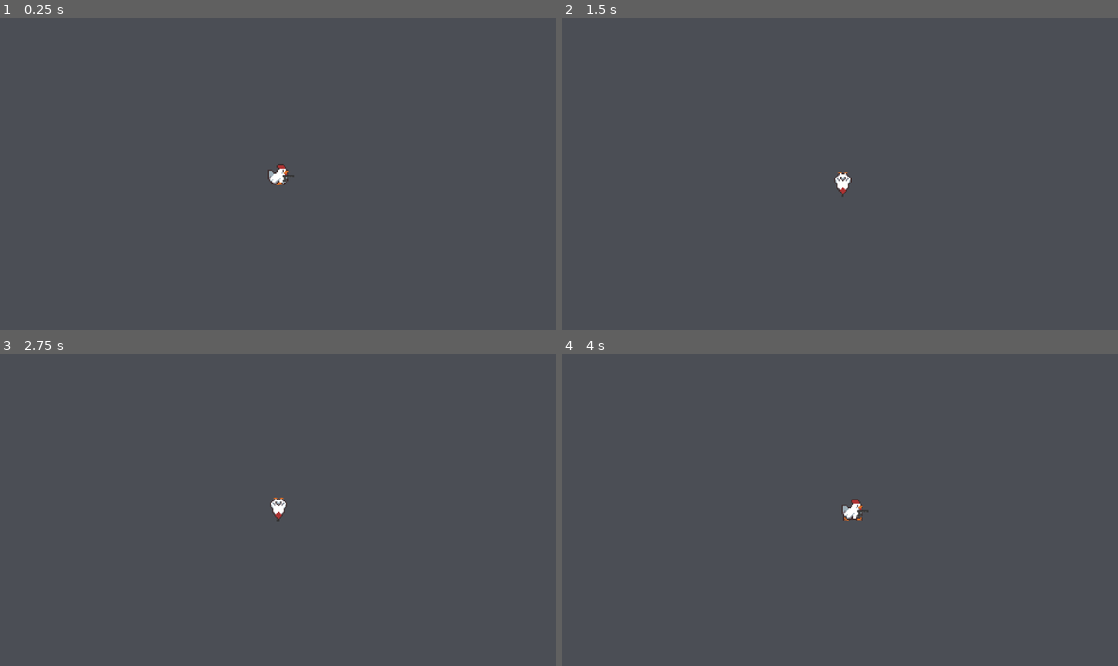
Above: before the commit, frames 1-4 (two rows, left to right).
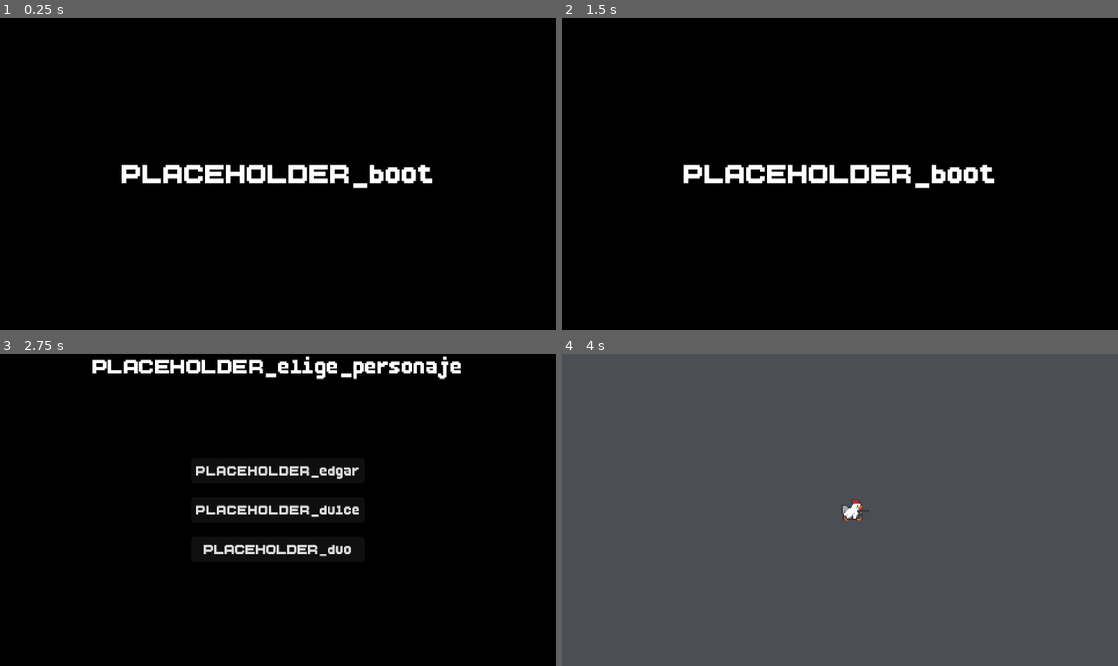
Above: after the commit, the same moments.

Repository: dulcv/The-Little-Shopping-Cart-Theft
Game: Godot game, scene res://scenes/system/boot_root.tscn
Same seed, same stepped clock (60 frames per second), same inputs: the game is played once before the commit and once after it. Before the commit the project starts from res://scenes/main/escena_principal.tscn.
Inputs (mouse positions are in pixels of both pictures, inside the frame that each line leads up to):
- Up to frame 1 (0.25 s): no input
- Up to frame 2 (1.5 s): tap Enter at 0.5 s; hold Right (ui_right) 0.53-1.28 s; hold Space (attack) 0.53-1.28 s; hold Down (ui_down) from 1.28 s (still down); tap H (horn) at 1.35 s
- Up to frame 3 (2.75 s): release Down (ui_down) at 2 s; click (278, 491) at 2 s, where only the run after the commit has a clickable "PLACEHOLDER_nueva_partida"
- Up to frame 4 (4 s): click (840, 469) at 2.75 s, where only the run after the commit has a clickable "PLACEHOLDER_edgar"; hold Right (ui_right) from 3.53 s (still down); tap E (interact) at 3.6 s

The runs differ from the first frame. In frame 1, 100% of the frame differs, in the area x 0-100%, y 0-100%; in frame 2, 100%; in frame 3, 100%; in frame 4, nothing differs.

Commit message:
feat(ui): flujo GTA placeholder boot/menu/select/loading/pause/busted/hud + boot_root como main_scene

Diff:
--- a/project.godot
+++ b/project.godot
@@ -11,7 +11,7 @@
 [application]
 
 config/name="The Little Shopping Cart Theft"
-run/main_scene="uid://drb82147etug4"
+run/main_scene="res://scenes/system/boot_root.tscn"
 config/features=PackedStringArray("4.7", "Forward Plus")
 config/icon="res://icon.svg"
 
--- /dev/null
+++ b/scenes/system/boot_root.gd
@@ -0,0 +1,8 @@
+extends Node
+## BootRoot: nuevo main_scene (docs/04). Delega a boot.tscn en el primer tick
+## para que escena_principal.tscn pase a ser nivel cargado async.
+## No toca Autoloads, Centro, NPCs ni evidencias.
+
+
+func _ready() -> void:
+	SceneLoader.goto_scene("res://scenes/ui/menus/boot.tscn")
--- /dev/null
+++ b/scenes/system/boot_root.tscn
@@ -0,0 +1,6 @@
+[gd_scene format=3]
+
+[ext_resource type="Script" path="res://scenes/system/boot_root.gd" id="1_root"]
+
+[node name="BootRoot" type="Node"]
+script = ExtResource("1_root")
--- /dev/null
+++ b/scenes/ui/hud/hud.gd
@@ -0,0 +1,148 @@
+extends CanvasLayer
+## HUD placeholder (docs/04 + contratos doc 09 + biblia-minima):
+## HP bar, maiz (dinero), 5 huevos (guardia/wanted), plumas (federacion),
+## arma actual y mensaje de dialogo. Todo texto PLACEHOLDER_*.
+##
+## Escucha: health_changed (player/companion via bind_player), money_changed
+## y federacion_changed (GameManager), wanted_changed/guardia_changed y
+## federacion_changed (WantedSystem si existe como Autoload). Sin arte final.
+
+const EGG_FULL := "O"
+const EGG_EMPTY := "o"
+const FEATHER_FULL := "V"
+const FEATHER_EMPTY := "v"
+const MAX_LEVEL := 5
+
+@onready var _hp_bar: ProgressBar = $TopLeft/HPBar
+@onready var _hp_label: Label = $TopLeft/HPLabel
+@onready var _money_label: Label = $TopLeft/MoneyLabel
+@onready var _eggs_label: Label = $TopRight/EggsLabel
+@onready var _feathers_label: Label = $TopRight/FeathersLabel
+@onready var _weapon_label: Label = $BottomRight/WeaponLabel
+@onready var _dialogue_label: Label = $BottomCenter/DialogueLabel
+
+var _bound_health: Object = null
+
+
+func _ready() -> void:
+	layer = 10
+	UIManager.set_hud(self)
+	_set_hp(100, 100)
+	_set_money(GameManager.money)
+	_set_guardia(_get_wanted_level())
+	_set_federacion(GameManager.federacion_level)
+	_set_weapon("PLACEHOLDER_arma_ninguna")
+	set_dialogue_text("")
+	# Contratos doc 09 (GameManager es Autoload: conexion directa segura).
+	GameManager.money_changed.connect(_set_money)
+	GameManager.federacion_changed.connect(_set_federacion)
+	# WantedSystem aun no es Autoload: solo si existe (ver wanted_system.gd).
+	var wanted := get_node_or_null("/root/WantedSystem")
+	if wanted != null:
+		if wanted.has_signal("wanted_changed"):
+			wanted.connect("wanted_changed", _set_guardia)
+		if wanted.has_signal("guardia_changed"):
+			wanted.connect("guardia_changed", _set_guardia)
+		if wanted.has_signal("federacion_changed"):
+			wanted.connect("federacion_changed", _set_federacion)
+	# Intentar enlazar player ya presente en el nivel.
+	_auto_bind_player()
+	# DialogueSystem aun no existe: solo si aparece como Autoload.
+	var dlg := get_node_or_null("/root/DialogueSystem")
+	if dlg != null and dlg.has_signal("dialogue_finished"):
+		dlg.connect("dialogue_finished", _on_dialogue_finished)
+
+
+## Enlaza un cuerpo con senal health_changed(current, maximum) y opcional
+## died + arma (weapon/weapon_equipped). Llamar al spawnear el player.
+func bind_player(body: Node) -> void:
+	if body == null:
+		return
+	if _bound_health != null and is_instance_valid(_bound_health):
+		if _bound_health.has_signal("health_changed"):
+			_bound_health.disconnect("health_changed", _set_hp)
+	if body.has_signal("health_changed"):
+		body.connect("health_changed", _set_hp)
+		_bound_health = body
+	var weapon := body.get("weapon")
+	if weapon != null and (weapon as Object).has_signal("weapon_equipped"):
+		(weapon as Object).connect("weapon_equipped", _on_weapon_equipped)
+	_refresh_weapon_from(body)
+
+
+func set_dialogue_text(text: String) -> void:
+	_dialogue_label.text = text
+
+
+func _auto_bind_player() -> void:
+	var players := get_tree().get_nodes_in_group("player")
+	if not players.is_empty():
+		bind_player(players[0])
+
+
+func _get_wanted_level() -> int:
+	var wanted := get_node_or_null("/root/WantedSystem")
+	if wanted != null:
+		var v: Variant = wanted.get("guardia_level")
+		if v is int:
+			return v
+		var w: Variant = wanted.get("wanted_level")
+		if w is int:
+			return w
+	return 0
+
+
+func _set_hp(current: int, maximum: int) -> void:
+	var maxv := maxi(1, maximum)
+	_hp_bar.min_value = 0.0
+	_hp_bar.max_value = float(maxv)
+	_hp_bar.value = float(clampi(current, 0, maxv))
+	_hp_label.text = "PLACEHOLDER_hp_%d_%d" % [current, maxv]
+
+
+func _set_money(amount: int) -> void:
+	_money_label.text = "PLACEHOLDER_maiz_%d" % amount
+
+
+func _set_guardia(level: int) -> void:
+	_eggs_label.text = "PLACEHOLDER_huevos_" + _pips(level)
+
+
+func _set_federacion(level: int) -> void:
+	_feathers_label.text = "PLACEHOLDER_plumas_" + _pips(level, true)
+
+
+func _pips(level: int, feathers: bool = false) -> String:
+	var full := FEATHER_FULL if feathers else EGG_FULL
+	var empty := FEATHER_EMPTY if feathers else EGG_EMPTY
+	var out := ""
+	for i in MAX_LEVEL:
+		out += full if i < clampi(level, 0, MAX_LEVEL) else empty
+	return out
+
+
+func _on_weapon_equipped(data: WeaponData) -> void:
+	if data == null:
+		_set_weapon("PLACEHOLDER_arma_ninguna")
+	else:
+		var wid: Variant = data.get("id")
+		_set_weapon("PLACEHOLDER_arma_%s" % str(wid) if wid is String and not (wid as String).is_empty() else "PLACEHOLDER_arma")
+
+
+func _refresh_weapon_from(body: Node) -> void:
+	var weapon: Variant = body.get("weapon")
+	if weapon == null:
+		return
+	var data: Variant = (weapon as Object).get("current_data")
+	if data == null:
+		data = (weapon as Object).get("data")
+	if data is WeaponData:
+		_on_weapon_equipped(data as WeaponData)
+
+
+func _on_dialogue_finished(_id: String) -> void:
+	set_dialogue_text("")
+
+
+func _set_weapon(text: String) -> void:
+	_weapon_label.text = text
--- /dev/null
+++ b/scenes/ui/hud/hud.tscn
@@ -0,0 +1,91 @@
+[gd_scene format=3]
+
+[ext_resource type="Script" path="res://scenes/ui/hud/hud.gd" id="1_hud"]
+[ext_resource type="Font" path="res://assets/fonts/BoldPixels.ttf" id="2_font"]
+
+[node name="HUD" type="CanvasLayer"]
+layer = 10
+script = ExtResource("1_hud")
+
+[node name="TopLeft" type="VBoxContainer" parent="."]
+anchors_preset = 0
+offset_left = 8.0
+offset_top = 8.0
+offset_right = 200.0
+offset_bottom = 80.0
+theme_override_constants/separation = 2
+
+[node name="HPBar" type="ProgressBar" parent="TopLeft"]
+custom_minimum_size = Vector2(120, 10)
+layout_mode = 2
+max_value = 100.0
+value = 100.0
+show_percentage = false
+
+[node name="HPLabel" type="Label" parent="TopLeft"]
+layout_mode = 2
+theme_override_fonts/font = ExtResource("2_font")
+text = "PLACEHOLDER_hp_100_100"
+
+[node name="MoneyLabel" type="Label" parent="TopLeft"]
+layout_mode = 2
+theme_override_fonts/font = ExtResource("2_font")
+text = "PLACEHOLDER_maiz_0"
+
+[node name="TopRight" type="VBoxContainer" parent="."]
+anchors_preset = 1
+anchor_left = 1.0
+anchor_right = 1.0
+offset_left = -200.0
+offset_top = 8.0
+offset_right = -8.0
+offset_bottom = 60.0
+grow_horizontal = 0
+theme_override_constants/separation = 2
+
+[node name="EggsLabel" type="Label" parent="TopRight"]
+layout_mode = 2
+theme_override_fonts/font = ExtResource("2_font")
+text = "PLACEHOLDER_huevos_ooooo"
+horizontal_alignment = 2
+
+[node name="FeathersLabel" type="Label" parent="TopRight"]
+layout_mode = 2
+theme_override_fonts/font = ExtResource("2_font")
+text = "PLACEHOLDER_plumas_vvvvv"
+horizontal_alignment = 2
+
+[node name="BottomRight" type="VBoxContainer" parent="."]
+anchors_preset = 3
+anchor_left = 1.0
+anchor_top = 1.0
+anchor_right = 1.0
+anchor_bottom = 1.0
+offset_left = -200.0
+offset_top = -40.0
+offset_right = -8.0
+offset_bottom = -8.0
+grow_horizontal = 0
+grow_vertical = 0
+
+[node name="WeaponLabel" type="Label" parent="BottomRight"]
+layout_mode = 2
+theme_override_fonts/font = ExtResource("2_font")
+text = "PLACEHOLDER_arma_ninguna"
+horizontal_alignment = 2
+
+[node name="BottomCenter" type="CenterContainer" parent="."]
+anchors_preset = 7
+anchor_left = 0.25
+anchor_top = 1.0
+anchor_right = 0.75
+anchor_bottom = 1.0
+offset_top = -32.0
+offset_bottom = -8.0
+grow_horizontal = 2
+grow_vertical = 0
+
+[node name="DialogueLabel" type="Label" parent="BottomCenter"]
+layout_mode = 2
+theme_override_fonts/font = ExtResource("2_font")
+horizontal_alignment = 1
--- /dev/null
+++ b/scenes/ui/menus/boot.gd
@@ -0,0 +1,14 @@
+extends Control
+## Boot placeholder (docs/04-flujo-gta): muestra logo 1.5s y salta a main_menu.
+## Sin arte final: todo texto PLACEHOLDER_* con BoldPixels.ttf.
+
+@onready var _timer: Timer = $Timer
+
+
+func _ready() -> void:
+	_timer.timeout.connect(_on_timer_timeout)
+	_timer.start()
+
+
+func _on_timer_timeout() -> void:
+	SceneLoader.goto_scene("res://scenes/ui/menus/main_menu.tscn")
--- /dev/null
+++ b/scenes/ui/menus/boot.tscn
@@ -0,0 +1,39 @@
+[gd_scene format=3]
+
+[ext_resource type="Script" path="res://scenes/ui/menus/boot.gd" id="1_boot"]
+[ext_resource type="Font" path="res://assets/fonts/BoldPixels.ttf" id="2_font"]
+
+[node name="Boot" type="Control"]
+layout_mode = 3
+anchors_preset = 15
+anchor_right = 1.0
+anchor_bottom = 1.0
+grow_horizontal = 2
+grow_vertical = 2
+script = ExtResource("1_boot")
+
+[node name="BG" type="ColorRect" parent="."]
+layout_mode = 1
+anchors_preset = 15
+anchor_right = 1.0
+anchor_bottom = 1.0
+grow_horizontal = 2
+grow_vertical = 2
+color = Color(0, 0, 0, 1)
+
+[node name="Title" type="Label" parent="."]
+layout_mode = 1
+anchors_preset = 15
+anchor_right = 1.0
+anchor_bottom = 1.0
+grow_horizontal = 2
+grow_vertical = 2
+theme_override_fonts/font = ExtResource("2_font")
+theme_override_font_sizes/font_size = 32
+text = "PLACEHOLDER_boot"
+horizontal_alignment = 1
+vertical_alignment = 1
+
+[node name="Timer" type="Timer" parent="."]
+wait_time = 1.5
+one_shot = true
--- /dev/null
+++ b/scenes/ui/menus/character_select.gd
@@ -0,0 +1,34 @@
+extends Control
+## CharacterSelect placeholder (docs/04, biblia-minima, doc 09):
+## Edgar / Dulce / Duo usando resources/characters/*.tres + set_selected_ids.
+
+const EDGAR: CharacterData = preload("res://resources/characters/edgar.tres")
+const DULCE: CharacterData = preload("res://resources/characters/dulce.tres")
+
+@onready var _btn_edgar: Button = $Center/VBox/BtnEdgar
+@onready var _btn_dulce: Button = $Center/VBox/BtnDulce
+@onready var _btn_duo: Button = $Center/VBox/BtnDuo
+
+
+func _ready() -> void:
+	_btn_edgar.pressed.connect(_on_edgar_pressed)
+	_btn_dulce.pressed.connect(_on_dulce_pressed)
+	_btn_duo.pressed.connect(_on_duo_pressed)
+
+
+func _on_edgar_pressed() -> void:
+	GameManager.select_character(EDGAR)
+	GameManager.set_selected_ids(["edgar"] as Array[String])
+	SceneLoader.goto_scene("res://scenes/ui/menus/loading_game.tscn")
+
+
+func _on_dulce_pressed() -> void:
+	GameManager.select_character(DULCE)
+	GameManager.set_selected_ids(["dulce"] as Array[String])
+	SceneLoader.goto_scene("res://scenes/ui/menus/loading_game.tscn")
+
+
+func _on_duo_pressed() -> void:
+	GameManager.select_character(EDGAR)
+	GameManager.set_selected_ids(["edgar", "dulce"] as Array[String])
+	SceneLoader.goto_scene("res://scenes/ui/menus/loading_game.tscn")
--- /dev/null
+++ b/scenes/ui/menus/character_select.tscn
@@ -0,0 +1,60 @@
+[gd_scene format=3]
+
+[ext_resource type="Script" path="res://scenes/ui/menus/character_select.gd" id="1_sel"]
+[ext_resource type="Font" path="res://assets/fonts/BoldPixels.ttf" id="2_font"]
+
+[node name="CharacterSelect" type="Control"]
+layout_mode = 3
+anchors_preset = 15
+anchor_right = 1.0
+anchor_bottom = 1.0
+grow_horizontal = 2
+grow_vertical = 2
+script = ExtResource("1_sel")
+
+[node name="BG" type="ColorRect" parent="."]
+layout_mode = 1
+anchors_preset = 15
+anchor_right = 1.0
+anchor_bottom = 1.0
+grow_horizontal = 2
+grow_vertical = 2
+color = Color(0, 0, 0, 1)
+
+[node name="Title" type="Label" parent="."]
+layout_mode = 1
+anchors_preset = 10
+anchor_right = 1.0
+offset_bottom = 60.0
+grow_horizontal = 2
+theme_override_fonts/font = ExtResource("2_font")
+theme_override_font_sizes/font_size = 24
+text = "PLACEHOLDER_elige_personaje"
+horizontal_alignment = 1
+
+[node name="Center" type="CenterContainer" parent="."]
+layout_mode = 1
+anchors_preset = 15
+anchor_right = 1.0
+anchor_bottom = 1.0
+grow_horizontal = 2
+grow_vertical = 2
+
+[node name="VBox" type="VBoxContainer" parent="Center"]
+layout_mode = 2
+theme_override_constants/separation = 12
+
+[node name="BtnEdgar" type="Button" parent="Center/VBox"]
+layout_mode = 2
+theme_override_fonts/font = ExtResource("2_font")
+text = "PLACEHOLDER_edgar"
+
+[node name="BtnDulce" type="Button" parent="Center/VBox"]
+layout_mode = 2
+theme_override_fonts/font = ExtResource("2_font")
+text = "PLACEHOLDER_dulce"
+
+[node name="BtnDuo" type="Button" parent="Center/VBox"]
+layout_mode = 2
+theme_override_fonts/font = ExtResource("2_font")
+text = "PLACEHOLDER_duo"
--- /dev/null
+++ b/scenes/ui/menus/loading_game.gd
@@ -0,0 +1,48 @@
+extends Control
+## LoadingGame placeholder (docs/04): carga async de escena_principal con
+## ProgressBar alimentada por SceneLoader.progress + tips rotando.
+
+const TARGET_SCENE := "res://scenes/main/escena_principal.tscn"
+const TIPS: Array[String] = [
+	"PLACEHOLDER_tip_1",
+	"PLACEHOLDER_tip_2",
+	"PLACEHOLDER_tip_3",
+]
+
+@onready var _bar: ProgressBar = $Center/VBox/LoadBar
+@onready var _pct: Label = $Center/VBox/LoadPct
+@onready var _tip: Label = $Center/VBox/Tip
+@onready var _tip_timer: Timer = $TipTimer
+
+var _tip_idx: int = 0
+
+
+func _ready() -> void:
+	_bar.min_value = 0.0
+	_bar.max_value = 1.0
+	_bar.value = 0.0
+	_pct.text = "PLACEHOLDER_cargando_0"
+	_tip.text = TIPS[_tip_idx]
+	SceneLoader.progress.connect(_on_loader_progress)
+	SceneLoader.load_failed.connect(_on_loader_failed)
+	_tip_timer.timeout.connect(_on_tip_timeout)
+	_tip_timer.start()
+	var err := SceneLoader.load_threaded(TARGET_SCENE)
+	if err != OK:
+		_on_loader_failed(TARGET_SCENE)
+
+
+func _on_loader_progress(ratio: float) -> void:
+	_bar.value = clampf(ratio, 0.0, 1.0)
+	_pct.text = "PLACEHOLDER_cargando_%d" % int(round(ratio * 100.0))
+
+
+func _on_loader_failed(path: String) -> void:
+	_tip_timer.stop()
+	_tip.text = "PLACEHOLDER_error_carga"
+	push_warning("loading_game: fallo carga %s" % path)
+
+
+func _on_tip_timeout() -> void:
+	_tip_idx = (_tip_idx + 1) % TIPS.size()
+	_tip.text = TIPS[_tip_idx]
--- /dev/null
+++ b/scenes/ui/menus/loading_game.tscn
@@ -0,0 +1,63 @@
+[gd_scene format=3]
+
+[ext_resource type="Script" path="res://scenes/ui/menus/loading_game.gd" id="1_load"]
+[ext_resource type="Font" path="res://assets/fonts/BoldPixels.ttf" id="2_font"]
+
+[node name="LoadingGame" type="Control"]
+layout_mode = 3
+anchors_preset = 15
+anchor_right = 1.0
+anchor_bottom = 1.0
+grow_horizontal = 2
+grow_vertical = 2
+script = ExtResource("1_load")
+
+[node name="BG" type="ColorRect" parent="."]
+layout_mode = 1
+anchors_preset = 15
+anchor_right = 1.0
+anchor_bottom = 1.0
+grow_horizontal = 2
+grow_vertical = 2
+color = Color(0, 0, 0, 1)
+
+[node name="Center" type="CenterContainer" parent="."]
+layout_mode = 1
+anchors_preset = 15
+anchor_right = 1.0
+anchor_bottom = 1.0
+grow_horizontal = 2
+grow_vertical = 2
+
+[node name="VBox" type="VBoxContainer" parent="Center"]
+layout_mode = 2
+theme_override_constants/separation = 8
+
+[node name="Title" type="Label" parent="Center/VBox"]
+layout_mode = 2
+theme_override_fonts/font = ExtResource("2_font")
+theme_override_font_sizes/font_size = 24
+text = "PLACEHOLDER_cargando"
+horizontal_alignment = 1
+
+[node name="LoadBar" type="ProgressBar" parent="Center/VBox"]
+custom_minimum_size = Vector2(300, 16)
+layout_mode = 2
+max_value = 1.0
+show_percentage = false
+
+[node name="LoadPct" type="Label" parent="Center/VBox"]
+layout_mode = 2
+theme_override_fonts/font = ExtResource("2_font")
+text = "PLACEHOLDER_cargando_0"
+horizontal_alignment = 1
+
+[node name="Tip" type="Label" parent="Center/VBox"]
+layout_mode = 2
+theme_override_fonts/font = ExtResource("2_font")
+text = "PLACEHOLDER_tip_1"
+horizontal_alignment = 1
+
+[node name="TipTimer" type="Timer" parent="."]
+wait_time = 2.0
+autostart = false
--- /dev/null
+++ b/scenes/ui/menus/main_menu.gd
@@ -0,0 +1,22 @@
+extends Control
+## MainMenu placeholder (docs/04-flujo-gta): Nueva partida / Continuar.
+## Continuar usa SaveManager.load_game y salta a loading_game.
+
+@onready var _btn_new: Button = $Center/VBox/BtnNew
+@onready var _btn_continue: Button = $Center/VBox/BtnContinue
+
+
+func _ready() -> void:
+	_btn_new.pressed.connect(_on_new_pressed)
+	_btn_continue.pressed.connect(_on_continue_pressed)
+	_btn_continue.disabled = not SaveManager.has_save()
+
+
+func _on_new_pressed() -> void:
+	SceneLoader.goto_scene("res://scenes/ui/menus/character_select.tscn")
+
+
+func _on_continue_pressed() -> void:
+	if SaveManager.has_save():
+		SaveManager.load_game()
+	SceneLoader.goto_scene("res://scenes/ui/menus/loading_game.tscn")
--- /dev/null
+++ b/scenes/ui/menus/main_menu.tscn
@@ -0,0 +1,55 @@
+[gd_scene format=3]
+
+[ext_resource type="Script" path="res://scenes/ui/menus/main_menu.gd" id="1_menu"]
+[ext_resource type="Font" path="res://assets/fonts/BoldPixels.ttf" id="2_font"]
+
+[node name="MainMenu" type="Control"]
+layout_mode = 3
+anchors_preset = 15
+anchor_right = 1.0
+anchor_bottom = 1.0
+grow_horizontal = 2
+grow_vertical = 2
+script = ExtResource("1_menu")
+
+[node name="BG" type="ColorRect" parent="."]
+layout_mode = 1
+anchors_preset = 15
+anchor_right = 1.0
+anchor_bottom = 1.0
+grow_horizontal = 2
+grow_vertical = 2
+color = Color(0, 0, 0, 1)
+
+[node name="Title" type="Label" parent="."]
+layout_mode = 1
+anchors_preset = 10
+anchor_right = 1.0
+offset_bottom = 60.0
+grow_horizontal = 2
+theme_override_fonts/font = ExtResource("2_font")
+theme_override_font_sizes/font_size = 28
+text = "PLACEHOLDER_titulo_menu"
+horizontal_alignment = 1
+
+[node name="Center" type="CenterContainer" parent="."]
+layout_mode = 1
+anchors_preset = 15
+anchor_right = 1.0
+anchor_bottom = 1.0
+grow_horizontal = 2
+grow_vertical = 2
+
+[node name="VBox" type="VBoxContainer" parent="Center"]
+layout_mode = 2
+theme_override_constants/separation = 12
+
+[node name="BtnNew" type="Button" parent="Center/VBox"]
+layout_mode = 2
+theme_override_fonts/font = ExtResource("2_font")
+text = "PLACEHOLDER_nueva_partida"
+
+[node name="BtnContinue" type="Button" parent="Center/VBox"]
+layout_mode = 2
+theme_override_fonts/font = ExtResource("2_font")
+text = "PLACEHOLDER_continuar"
--- /dev/null
+++ b/scenes/ui/menus/pause.gd
@@ -0,0 +1,39 @@
+extends CanvasLayer
+## Pause placeholder (docs/04): ESC alterna pausa. process_mode ALWAYS para
+## funcionar con get_tree().paused = true. Se instancia sobre el nivel.
+
+@onready var _panel: Control = $Panel
+@onready var _btn_resume: Button = $Panel/Center/VBox/BtnResume
+@onready var _btn_quit: Button = $Panel/Center/VBox/BtnQuit
+
+
+func _ready() -> void:
+	process_mode = Node.PROCESS_MODE_ALWAYS
+	_panel.visible = false
+	_btn_resume.pressed.connect(resume_game)
+	_btn_quit.pressed.connect(_on_quit_pressed)
+
+
+func _unhandled_input(event: InputEvent) -> void:
+	if event is InputEventKey and event.pressed and not event.echo:
+		if event.keycode == KEY_ESCAPE or event.physical_keycode == KEY_ESCAPE:
+			toggle_pause()
+			get_viewport().set_input_as_handled()
+
+
+func toggle_pause() -> void:
+	if GameManager.is_paused:
+		resume_game()
+	else:
+		GameManager.set_paused(true)
+		_panel.visible = true
+
+
+func resume_game() -> void:
+	GameManager.set_paused(false)
+	_panel.visible = false
+
+
+func _on_quit_pressed() -> void:
+	GameManager.set_paused(false)
+	SceneLoader.goto_scene("res://scenes/ui/menus/main_menu.tscn")
--- /dev/null
+++ b/scenes/ui/menus/pause.tscn
@@ -0,0 +1,58 @@
+[gd_scene format=3]
+
+[ext_resource type="Script" path="res://scenes/ui/menus/pause.gd" id="1_pause"]
+[ext_resource type="Font" path="res://assets/fonts/BoldPixels.ttf" id="2_font"]
+
+[node name="Pause" type="CanvasLayer"]
+process_mode = 3
+script = ExtResource("1_pause")
+
+[node name="Panel" type="Control" parent="."]
+visible = false
+anchors_preset = 15
+anchor_right = 1.0
+anchor_bottom = 1.0
+grow_horizontal = 2
+grow_vertical = 2
+
+[node name="Dim" type="ColorRect" parent="Panel"]
+layout_mode = 1
+anchors_preset = 15
+anchor_right = 1.0
+anchor_bottom = 1.0
+grow_horizontal = 2
+grow_vertical = 2
+color = Color(0, 0, 0, 0.6)
+
+[node name="Title" type="Label" parent="Panel"]
+layout_mode = 1
+anchors_preset = 10
+anchor_right = 1.0
+offset_bottom = 60.0
+grow_horizontal = 2
+theme_override_fonts/font = ExtResource("2_font")
+theme_override_font_sizes/font_size = 28
+text = "PLACEHOLDER_pausa"
+horizontal_alignment = 1
+
+[node name="Center" type="CenterContainer" parent="Panel"]
+layout_mode = 1
+anchors_preset = 15
+anchor_right = 1.0
+anchor_bottom = 1.0
+grow_horizontal = 2
+grow_vertical = 2
+
+[node name="VBox" type="VBoxContainer" parent="Panel/Center"]
+layout_mode = 2
+theme_override_constants/separation = 12
+
+[node name="BtnResume" type="Button" parent="Panel/Center/VBox"]
+layout_mode = 2
+theme_override_fonts/font = ExtResource("2_font")
+text = "PLACEHOLDER_seguir"
+
+[node name="BtnQuit" type="Button" parent="Panel/Center/VBox"]
+layout_mode = 2
+theme_override_fonts/font = ExtResource("2_font")
+text = "PLACEHOLDER_salir_menu"
--- /dev/null
+++ b/scenes/ui/menus/wanted_dead.gd
@@ -0,0 +1,33 @@
+extends CanvasLayer
+## WantedDead placeholder (docs/04 "busted"): pantalla de atrapado.
+## show_busted() la muestra y pausa; reintentar recarga el Centro.
+
+@onready var _panel: Control = $Panel
+@onready var _btn_retry: Button = $Panel/Center/VBox/BtnRetry
+@onready var _btn_quit: Button = $Panel/Center/VBox/BtnQuit
+
+
+func _ready() -> void:
+	process_mode = Node.PROCESS_MODE_ALWAYS
+	_panel.visible = false
+	_btn_retry.pressed.connect(_on_retry_pressed)
+	_btn_quit.pressed.connect(_on_quit_pressed)
+
+
+## Llamar al morir/caer busted. Limpia calor de guardia si el Autoload existe.
+func show_busted() -> void:
+	var wanted := get_node_or_null("/root/WantedSystem")
+	if wanted != null and wanted.has_method("clear_guardia"):
+		wanted.call("clear_guardia")
+	GameManager.set_paused(true)
+	_panel.visible = true
+
+
+func _on_retry_pressed() -> void:
+	GameManager.set_paused(false)
+	SceneLoader.goto_scene("res://scenes/main/escena_principal.tscn")
+
+
+func _on_quit_pressed() -> void:
+	GameManager.set_paused(false)
+	SceneLoader.goto_scene("res://scenes/ui/menus/main_menu.tscn")
--- /dev/null
+++ b/scenes/ui/menus/wanted_dead.tscn
@@ -0,0 +1,58 @@
+[gd_scene format=3]
+
+[ext_resource type="Script" path="res://scenes/ui/menus/wanted_dead.gd" id="1_dead"]
+[ext_resource type="Font" path="res://assets/fonts/BoldPixels.ttf" id="2_font"]
+
+[node name="WantedDead" type="CanvasLayer"]
+process_mode = 3
+script = ExtResource("1_dead")
+
+[node name="Panel" type="Control" parent="."]
+visible = false
+anchors_preset = 15
+anchor_right = 1.0
+anchor_bottom = 1.0
+grow_horizontal = 2
+grow_vertical = 2
+
+[node name="BG" type="ColorRect" parent="Panel"]
+layout_mode = 1
+anchors_preset = 15
+anchor_right = 1.0
+anchor_bottom = 1.0
+grow_horizontal = 2
+grow_vertical = 2
+color = Color(0.4, 0, 0, 1)
+
+[node name="Title" type="Label" parent="Panel"]
+layout_mode = 1
+anchors_preset = 10
+anchor_right = 1.0
+offset_bottom = 60.0
+grow_horizontal = 2
+theme_override_fonts/font = ExtResource("2_font")
+theme_override_font_sizes/font_size = 32
+text = "PLACEHOLDER_busted"
+horizontal_alignment = 1
+
+[node name="Center" type="CenterContainer" parent="Panel"]
+layout_mode = 1
+anchors_preset = 15
+anchor_right = 1.0
+anchor_bottom = 1.0
+grow_horizontal = 2
+grow_vertical = 2
+
+[node name="VBox" type="VBoxContainer" parent="Panel/Center"]
+layout_mode = 2
+theme_override_constants/separation = 12
+
+[node name="BtnRetry" type="Button" parent="Panel/Center/VBox"]
+layout_mode = 2
+theme_override_fonts/font = ExtResource("2_font")
+text = "PLACEHOLDER_reintentar"
+
+[node name="BtnQuit" type="Button" parent="Panel/Center/VBox"]
+layout_mode = 2
+theme_override_fonts/font = ExtResource("2_font")
+text = "PLACEHOLDER_salir_menu"
